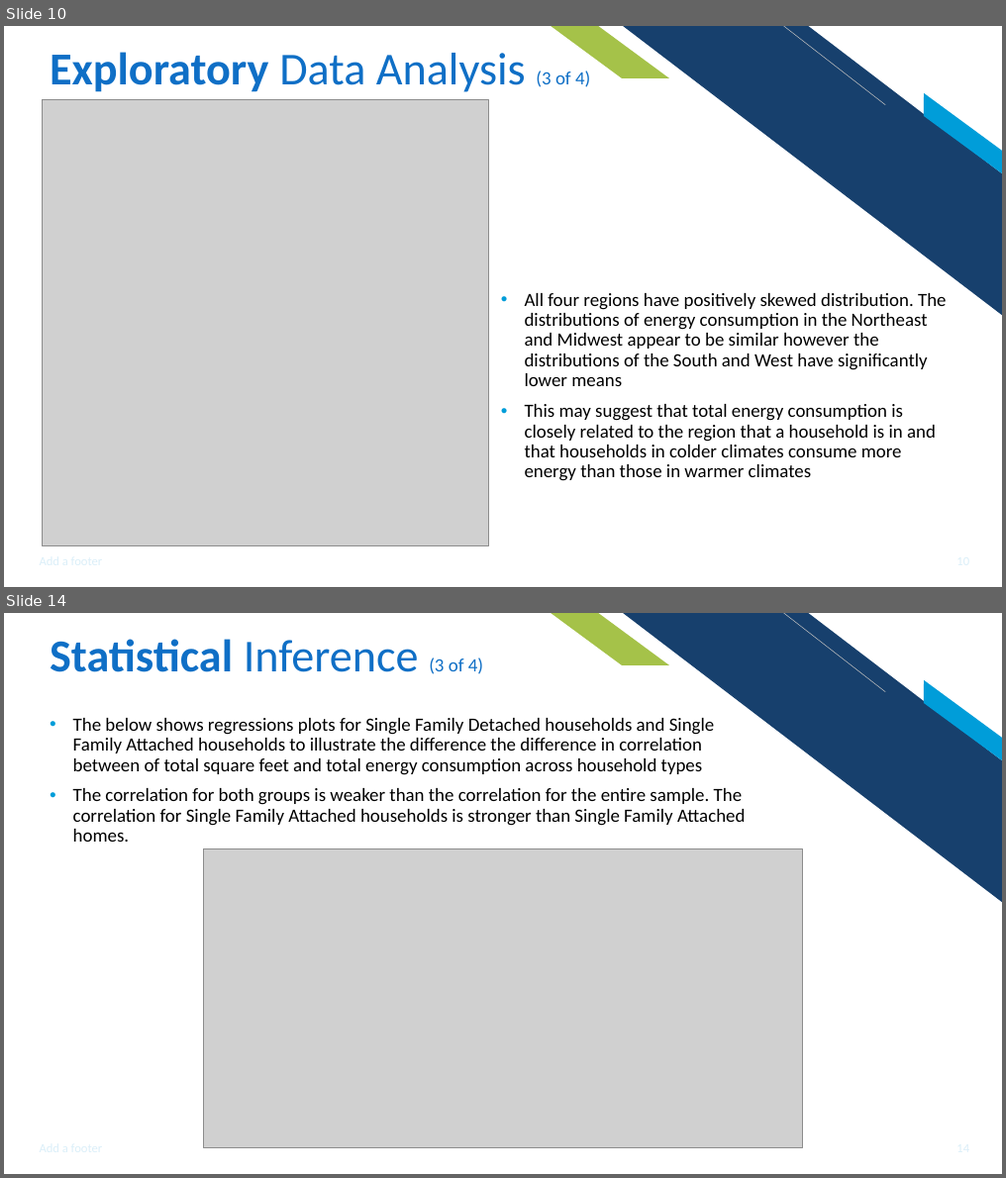
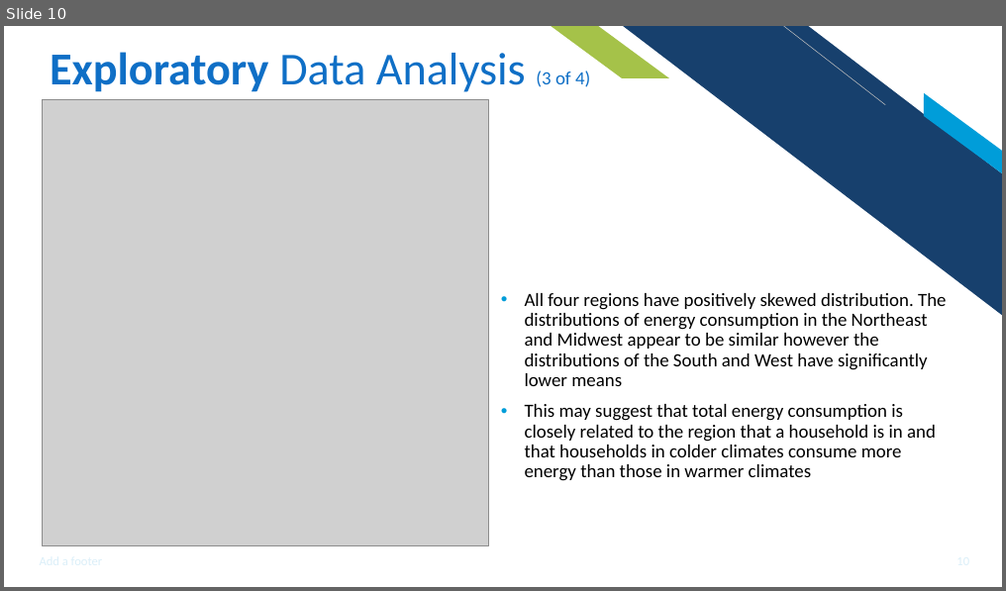
Before and after one commit to ishareef7/Springboard, a slide deck: Capstone1/Capstone1_Reports/Capstone1_Presentation.pptx. Shown one above the other, each under a label of ours: slides 10 and 14 before the commit, slide 10 after it; the slides between them are not shown. The pictures are 1006x1178 and 1006x591 pixels, drawn with LibreOffice and Linux fonts; fonts in the diff are those of the drawing; grey boxes stand for pictures. Boxes give left, top, right and bottom in pixels: in the first picture for what was removed or moved away, otherwise in the second. Text is boxed around its words. In the diff, an @@ line names an element or a change of style, - is before the commit and + after.

```diff
--- a/Capstone1/Capstone1_Reports/Capstone1_Presentation.pptx
+++ b/Capstone1/Capstone1_Reports/Capstone1_Presentation.pptx
@@ slide 14 removed at box(4, 613, 1002, 1174), background #FFFFFF; not listed: 4 template elements that a slide beside it also shows @@
@@ title removed at box(50, 639, 483, 674) @@
-Statistical Inference (3 of 4)
@@ text removed at box(73, 718, 745, 842) @@
-• The below shows regressions plots for Single Family Detached households and Single Family Attached households to illustrate the difference the difference in correlation between of total square feet and total energy consumption across household types
-• The correlation for both groups is weaker than the correlation for the entire sample. The correlation for Single Family Attached households is stronger than Single Family Attached homes.
@@ picture removed at box(204, 849, 803, 1149) @@
```
Also in this commit, not shown: 6 slides added, 4 other slides removed, 21 other files.
